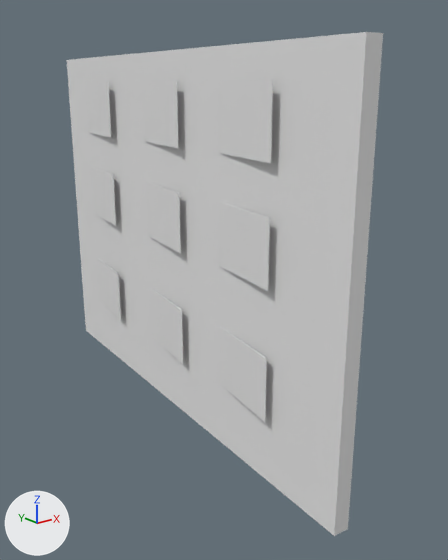
The FBX model BuildingBlocks/Content/Assets/TowerAssets/F1_Wall_Tires.FBX, before and after one commit.
Before and after are seen from a 50 mm camera at (-4.61, -7.06, 2.08) aimed at (0.55, -0.61, -0.5). Arrows for +X, +Y and +Z are at lower left; the lights stay in place. Where no turn or scale is listed for an object, it has been applied to the vertices.

Objects in the first picture: 'Wall_Tires', 'White_boards_tireWall'.
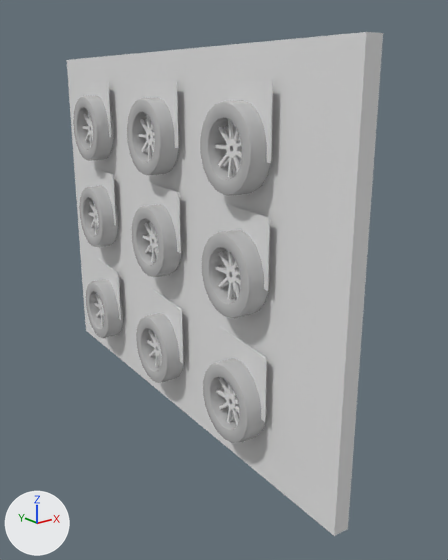
Where the change shows, as pixel boxes (x1, y1, x2, y2) in the pictures (448 x 560 px):
'Tire_Rubbers', added
    after: (73, 96, 272, 443)
'Tire_Insides', added
    after: (83, 112, 242, 425)

Edits to the bpy script that builds the scene:
```text
Add mat_leather_genuine_black:
    mat_leather_genuine_black = principled_material('Leather Genuine Black')
    mat_leather_genuine_black.base_color = (0.5, 0.5, 0.5)  # grey #bcbcbc
    mat_leather_genuine_black.roughness = 0.0
Add me_mesh_003:
    me_mesh_003.from_pydata(...)  # 2268 vertices, 2268 faces; spans x -0.04..0.68, y -0.51..4.41, z -3.53..0.5
    me_mesh_003.materials.append(mat_leather_genuine_black)  # grey #bcbcbc
Add me_mesh_002:
    me_mesh_002.from_pydata(...)  # 1953 vertices, 1944 faces; spans x -0.03..0.48, y -0.37..4.3, z -3.4..0.38
Add ob_tire_rubbers:
    ob_tire_rubbers = bpy.data.objects.new('Tire_Rubbers', me_mesh_003)
    ob_tire_rubbers.location = (-0.41, -1.79, 1.43)
Add ob_tire_insides:
    ob_tire_insides = bpy.data.objects.new('Tire_Insides', me_mesh_002)
    ob_tire_insides.location = (-0.31, -1.81, 1.43)
```
